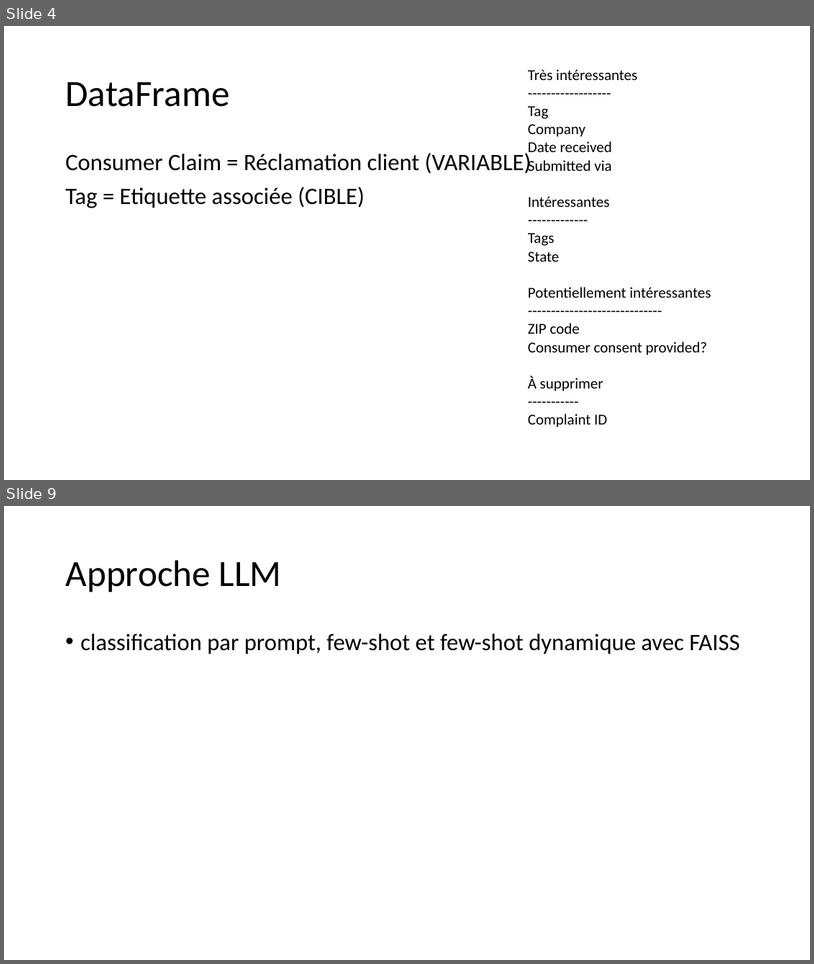
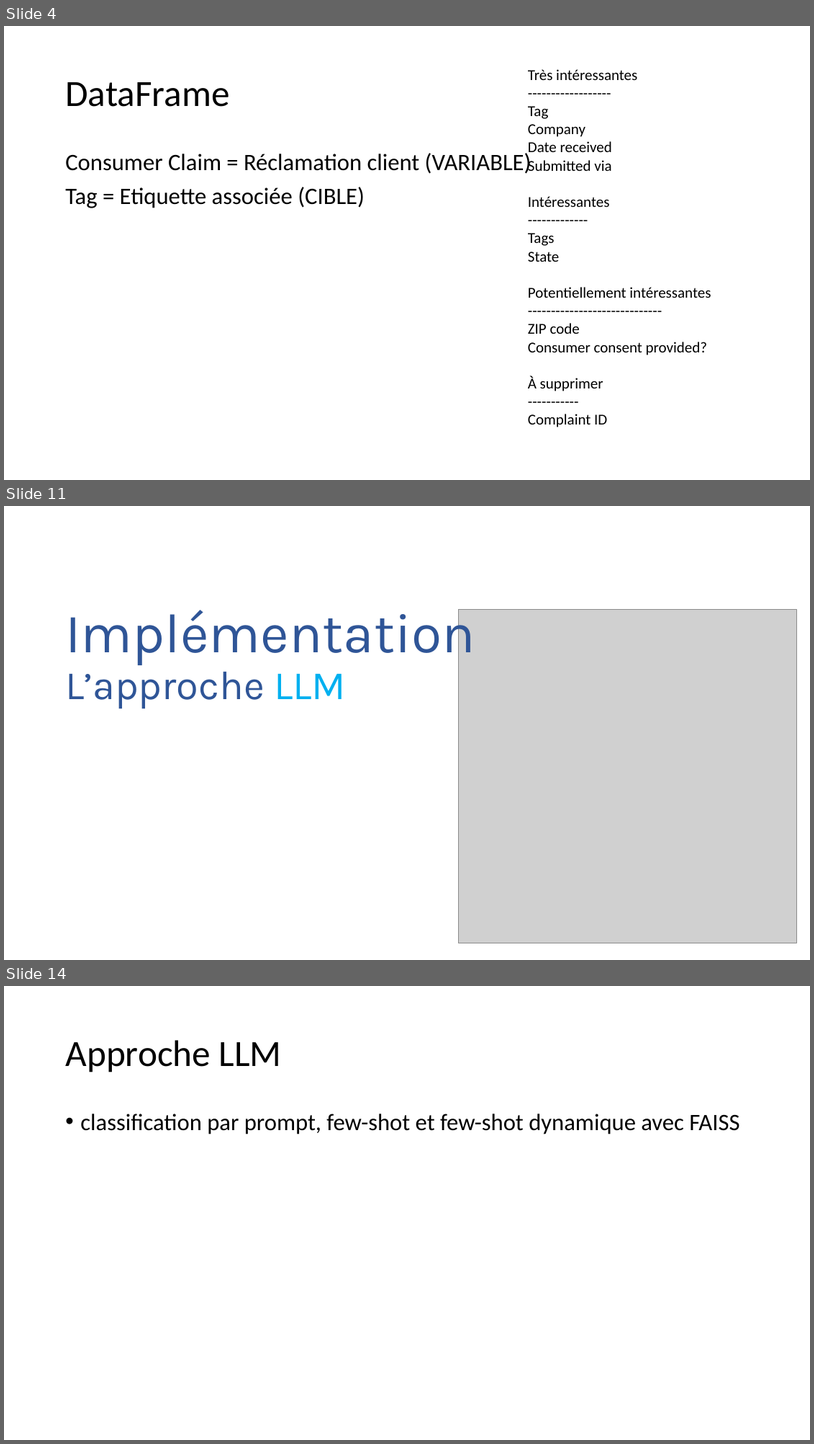
Before and after one commit to Ace4teaM/OCR-ZenAssist, a slide deck: Présentation.pptx. Shown one above the other, each under a label of ours: slides 4 and 9 before the commit, slides 4, 11 and 14 after it; the slides between them are not shown. The pictures are 814x964 and 814x1444 pixels, drawn with LibreOffice and Linux fonts; fonts in the diff are those of the drawing; grey boxes stand for pictures. Boxes give left, top, right and bottom in pixels: in the first picture for what was removed or moved away, otherwise in the second. Text is boxed around its words. In the diff, an @@ line names an element or a change of style, - is before the commit and + after.

Commit message:
premiere approche ML

```diff
--- a/Présentation.pptx
+++ b/Présentation.pptx
@@ slide 11 added at box(4, 506, 810, 960), background #FFFFFF @@
@@ title added at box(65, 609, 475, 708), 66 pt, text #2F5597 @@
+Implémentation
+L’approche LLM
@@ picture added at box(459, 610, 797, 943) @@
@@ what was slide 9 is now slide 14 @@
```
Also in this commit, not shown: 3 slides changed, 10 other slides added, 2 slides removed, 6 other files.
